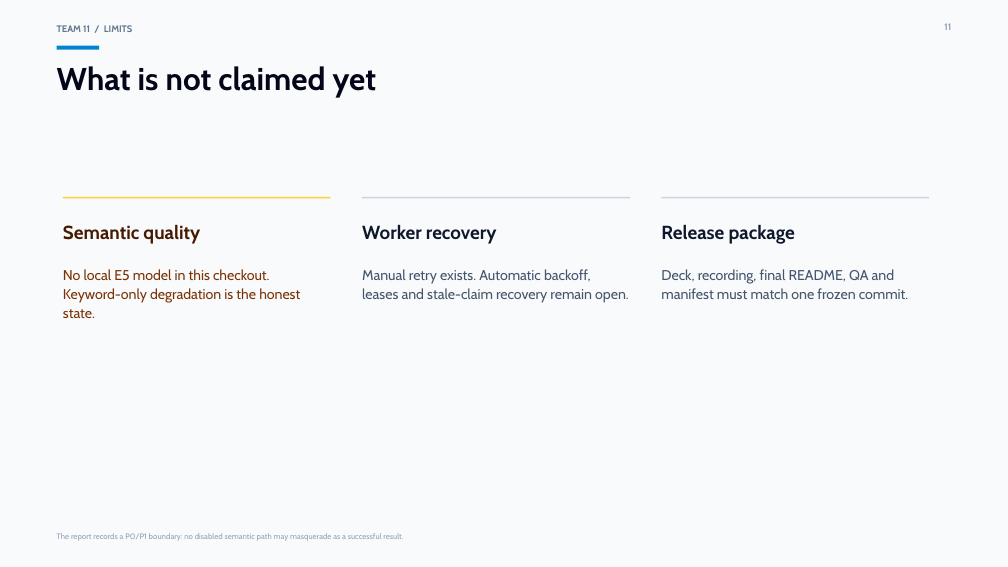
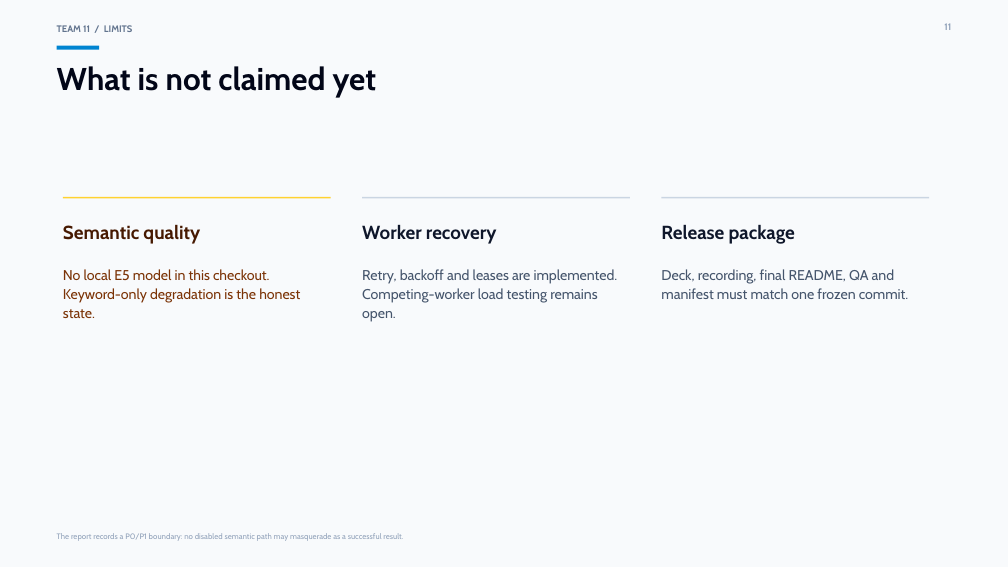
Before and after one commit to lawrenceyang12138-art/MAIE6000C-starter-TEAM_11, a slide deck: slide 11 of submissions/week07/W07_Team11.pptx. Drawn at 1008x567 pixels with LibreOffice and Linux fonts; fonts in the diff are those of the drawing. Boxes give left, top, right and bottom in pixels: in the first picture for what was removed or moved away, otherwise in the second. Text is boxed around its words. In the diff, an @@ line names an element or a change of style, - is before the commit and + after.

Commit message:
Update W7 materials for retry and lease evidence

```diff
--- a/submissions/week07/W07_Team11.pptx
+++ b/submissions/week07/W07_Team11.pptx
@@ text at [362,269,618,322]: text changed @@
-Manual retry exists. Automatic backoff, leases and stale-claim recovery remain open.
+Retry, backoff and leases are implemented. Competing-worker load testing remains open.
```
Also in this commit, not shown: 11 other files.
